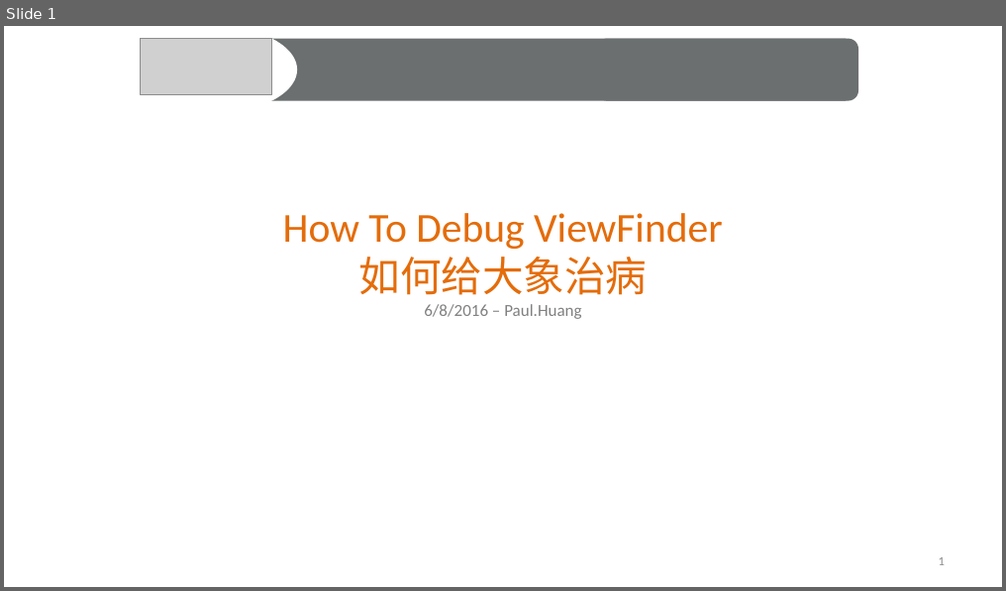
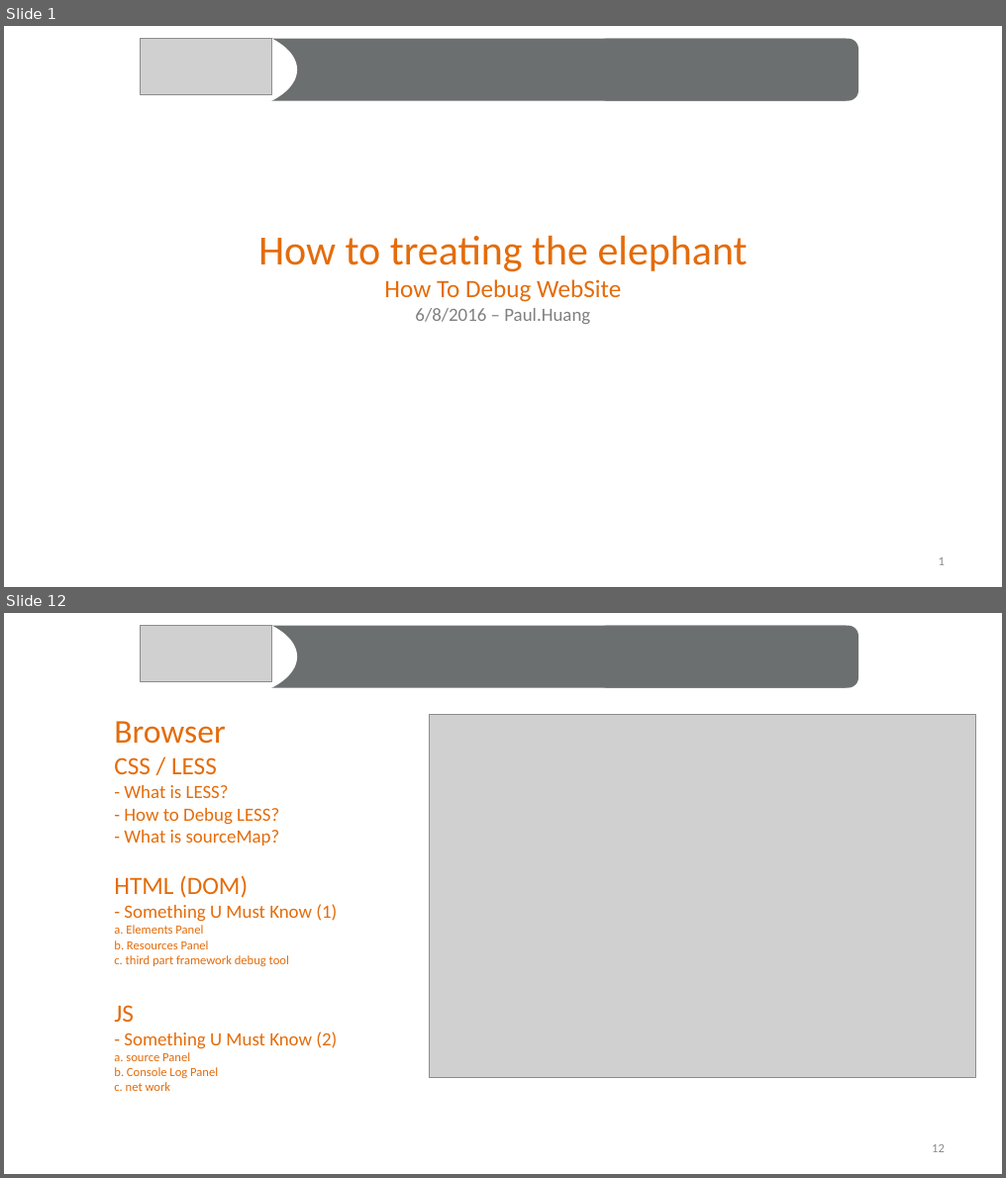
Before and after one commit to rainbow494/blog.zuoshachi.com, a slide deck: examples/how-to-debug-website/how-to-debug-viewfinder.pptx. Shown one above the other, each under a label of ours: slide 1 before the commit, slides 1 and 12 after it; the slides between them are not shown. The pictures are 1006x591 and 1006x1178 pixels, drawn with LibreOffice and Linux fonts; fonts in the diff are those of the drawing; grey boxes stand for pictures. Boxes give left, top, right and bottom in pixels: in the first picture for what was removed or moved away, otherwise in the second. Text is boxed around its words. In the diff, an @@ line names an element or a change of style, - is before the commit and + after.

```diff
--- a/examples/how-to-debug-website/how-to-debug-viewfinder.pptx
+++ b/examples/how-to-debug-website/how-to-debug-viewfinder.pptx
@@ slide 12 added at [4,613,1002,1174], background #FFFFFF @@
@@ ellipse added at [129,613,297,700], fill #FFFFFF @@
@@ picture added at [141,626,272,682] @@
@@ rectangle added at [197,626,846,688], fill #6B6F70 @@
@@ rounded rectangle added at [597,626,859,688], fill #6B6F70 @@
@@ text added at [114,721,337,1091], 12 pt, text #E46C0A @@
+Browser
+CSS / LESS
+- What is LESS?
+- How to Debug LESS?
+- What is sourceMap?
+HTML (DOM)
+- Something U Must Know (1)
+a. Elements Panel
+b. Resources Panel
+c. third part framework debug tool
+JS
+- Something U Must Know (2)
+a. source Panel
+b. Console Log Panel
+c. net work
@@ picture added at [430,714,976,1078] @@
@@ page number added at [932,1145,944,1153], 12 pt, text #8C8C8C @@
+12
@@ slide 1 changed as well @@
@@ title at [258,236,747,324]: text changed; size 39.6 to 40 pt @@
-How To Debug ViewFinder
-如何给大象治病
-6/8/2016 – Paul.Huang
+How to treating the elephant
+How To Debug WebSite
+6/8/2016 – Paul.Huang
```
Also in this commit, not shown: 2 other slides changed, 16 other slides added, 8 slides removed, 1 other file.
